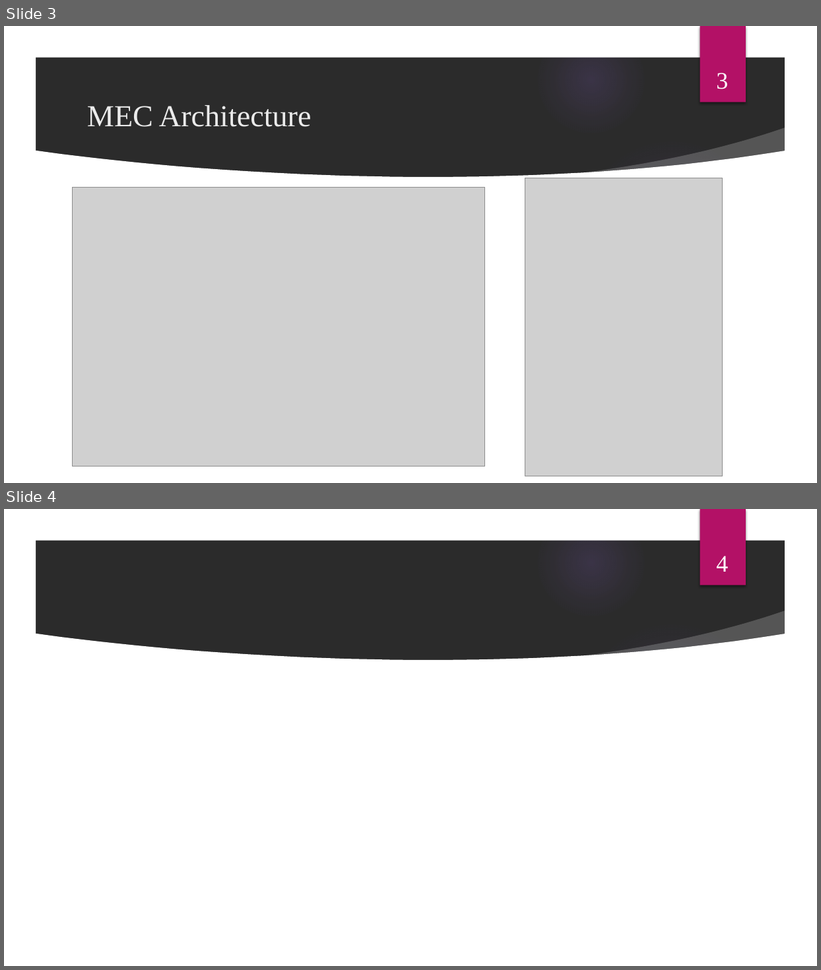
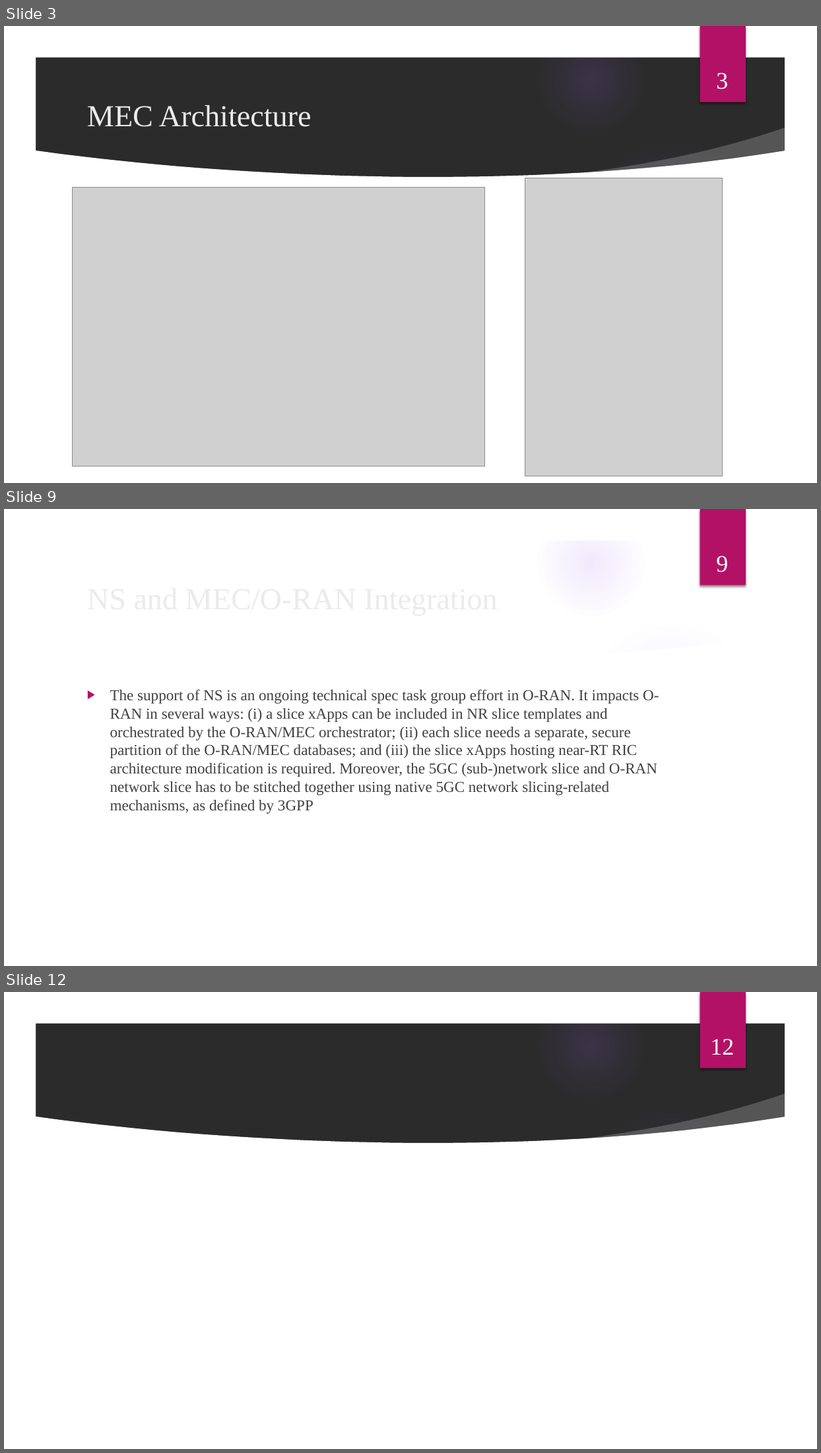
Before and after one commit to mkm1992/phd-project, a slide deck: MEC.pptx. Shown one above the other, each under a label of ours: slides 3 and 4 before the commit, slides 3, 9 and 12 after it; the slides between them are not shown. The pictures are 821x970 and 821x1453 pixels, drawn with LibreOffice and Linux fonts; fonts in the diff are those of the drawing; grey boxes stand for pictures; background and template pictures are left out; a plain dark background stands for a picture behind light text. Boxes give left, top, right and bottom in pixels: in the first picture for what was removed or moved away, otherwise in the second. Text is boxed around its words. In the diff, an @@ line names an element or a change of style, - is before the commit and + after.

```diff
--- a/MEC.pptx
+++ b/MEC.pptx
@@ slide 9 added at bbox=[4, 509, 817, 966], background picture (left out); not listed: 9 template elements that a slide beside it also shows @@
@@ page number added at bbox=[716, 556, 728, 572], 28 pt, text #FFFFFF @@
+9
@@ text added at bbox=[110, 689, 659, 814], 18 pt, text #404040 @@
+▶ The support of NS is an ongoing technical spec task group effort in O-RAN. It impacts O-RAN in several ways: (i) a slice xApps can be included in NR slice templates and orchestrated by the O-RAN/MEC orchestrator; (ii) each slice needs a separate, secure partition of the O-RAN/MEC databases; and (iii) the slice xApps hosting near-RT RIC architecture modification is required. Moreover, the 5GC (sub-)network slice and O-RAN network slice has to be stitched together using native 5GC network slicing-related mechanisms, as defined by 3GPP
@@ title added at bbox=[203, 690, 575, 701], 36 pt, text #EBEBEB @@
+NS and MEC/O-RAN Integration
@@ what was slide 4 is now slide 12 @@
@@ page number at bbox=[710, 1039, 734, 1055]: text changed @@
-4
+12
```
Also in this commit, not shown: 7 other slides added.
